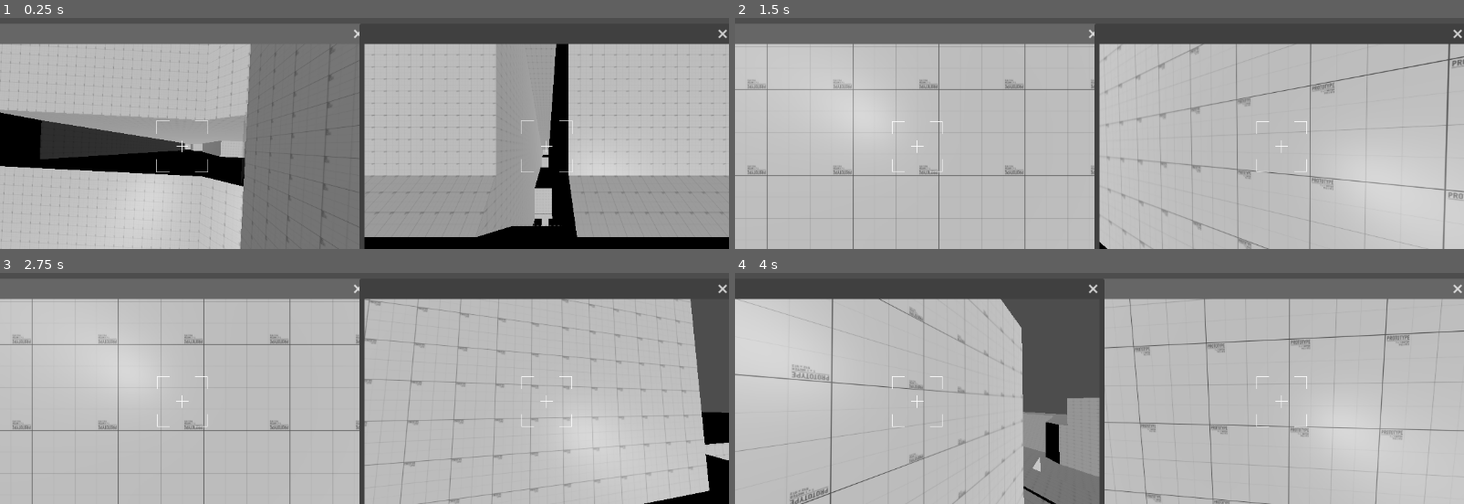
Above: before the commit, frames 1-4 (two rows, left to right).
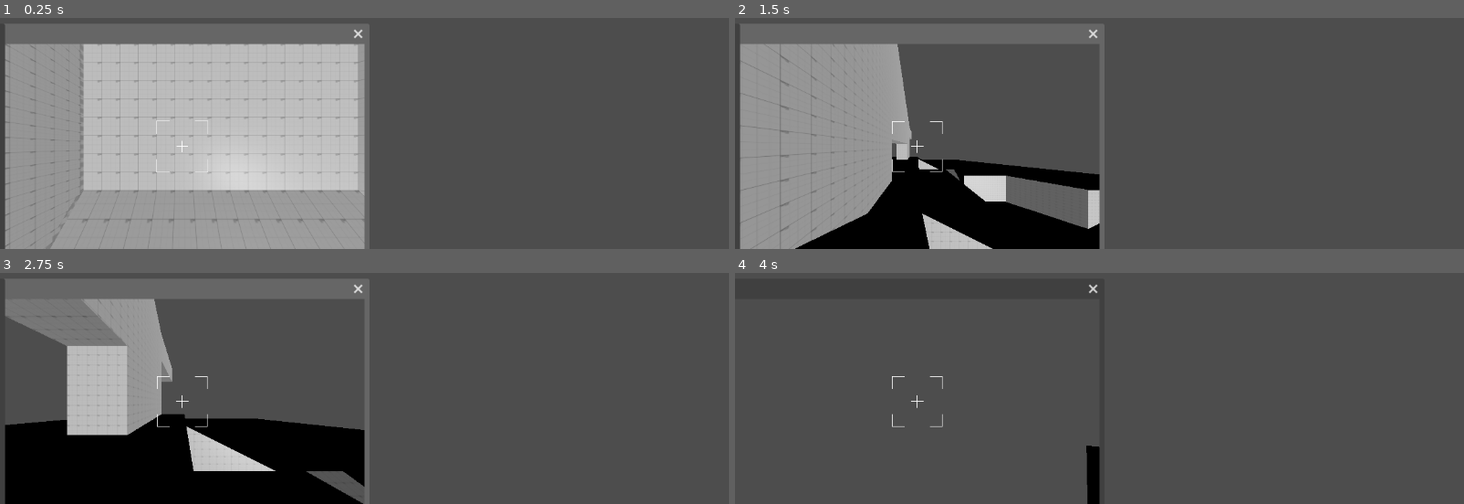
Above: after the commit, the same moments.

Repository: TuniTem/GGJ-2026-cutout
Game: Godot game, scene res://scenes/2_player_test.tscn
The game is run twice, just before and just after one commit, with the same random seed, the same clock (stepped at 60 frames per second) and the same inputs. This scene is started directly instead of the project's main scene.
Inputs (mouse positions are in pixels of both pictures, inside the frame that each line leads up to):
- Up to frame 1 (0.25 s): no input
- Up to frame 2 (1.5 s): move the mouse to (1135, 43) at 0.52 s; hold Mouse wheel up (grow) 0.53-1.28 s; hold W (forward) from 0.53 s (still down); tap Space (jump) at 0.77 s; move the mouse to (1063, 45) at 1.27 s; tap Mouse wheel down (hole) at 1.35 s
- Up to frame 3 (2.75 s): keep holding W (forward); tap Space (jump) at 1.52 s; move the mouse to (379, 291) at 2.02 s; hold Ctrl (movement_ctrl) from 2.03 s (still down)
- Up to frame 4 (4 s): keep holding W (forward); move the mouse to (1092, 305) at 2.77 s; release Ctrl (movement_ctrl) at 2.78 s; click (1092, 305) at 2.85 s; tap Space (jump) at 3.02, 3.77 s; move the mouse to (1150, 303) at 3.52 s; hold Shift (slide) from 3.53 s (still down)

The runs differ from the first frame. In frame 1, 79% of the frame differs, in the area x 0-100%, y 2-100%; in frame 2, 87%; in frame 3, 83%; in frame 4, 87%.
Error after the commit: Invalid operands 'bool' and 'Nil' in operator '~'. (res://singletons/game_manger.gd:38)

Commit message:
player bs

Diff:
--- /dev/null
+++ b/entities/player/model_helper.gd
@@ -0,0 +1,15 @@
+class_name ModelHelper
+extends Node3D
+
+
+@export var team_body_textures : Array[Texture2D]
+@export var team_nametag_textures : Array[Texture2D]
+@export var body : MeshInstance3D
+@export var name_tag : MeshInstance3D
+
+func set_team_colors(team : Global.Team):
+	var body_material = body.mesh.surface_get_material(0) as StandardMaterial3D
+	var name_tag_material = name_tag.mesh.surface_get_material(0) as StandardMaterial3D
+	body.albedo_texture = team_body_textures[(team - 1)]
+	name_tag.albedo_texture = team_nametag_textures[(team - 1)]
+	pass
--- a/entities/player/player.gd
+++ b/entities/player/player.gd
@@ -84,8 +84,6 @@
 var look_dir : Vector2
 
 func _init() -> void:
-	set_collision_layer_value(1, team_one)
-	set_collision_layer_value(2, not team_one)
 	Global.players.append(self)
 	player_number = Global.get_player_number(self)
 	set_collision_layer_value(player_number + 1, true)
@@ -95,6 +93,9 @@
 	if device_id == -1:
 		using_controller = false
 
+func _ready() -> void:
+	set_collision_layer_value(1, team_one)
+	set_collision_layer_value(2, not team_one)
 
 func gravity_mult() -> float:
 	return -1.0 if gravity_switched else 1.0
--- a/manager/splitscreen_manager.gd
+++ b/manager/splitscreen_manager.gd
@@ -87,10 +87,10 @@
 	window.size = resolution / 2
 	window.position = Vector2(window.size.x * (player_number % 2), window.size.y)
 
-	var team = player_number % 2 * 2 - 1
+	var team = int(player.team_one) * 2 - 1
 	player.position.y = 21. * team
-	player.position.x = randf_range(-3., 3.)
-	player.position.z = randf_range(-3., 3.)
+	player.position.x = randf_range(-20, 20.)
+	player.position.z = randf_range(-20., 20.)
 
 	var crosshair : DrawCrosshair = GameManger.CROSSHAIR.instantiate()
 	crosshair.position = window.size / 2.
@@ -118,10 +118,10 @@
 	subviewportcontianer.add_child(subviewport)
 	GRID_CONTAINER.add_child(subviewportcontianer)
 
-	var team = player_number % 2 * 2 - 1
+	var team = int(player.team_one) * 2 - 1
 	player.position.y = 21. * team
-	player.position.x = randf_range(-3., 3.)
-	player.position.z = randf_range(-3., 3.)
+	player.position.x = randf_range(-20, 20.)
+	player.position.z = randf_range(-20., 20.)
 
 	var crosshair : DrawCrosshair = GameManger.CROSSHAIR.instantiate()
 	crosshair.position = subviewportcontianer.size / 2.
--- a/singletons/game_manger.gd
+++ b/singletons/game_manger.gd
@@ -32,7 +32,10 @@
 			pass
 	pass
 
+var last_team = 0
 func spawn_player(spawnpoint : Vector3, parent : Node) -> Player:
 	var player = BASE_PLAYER.instantiate() as Player
+	player.team_one = ~last_team
+	last_team = player.team_one
 	parent.add_child(player)
 	return player
Not shown, added: 3DAssets/Characters/Ecliplso_Eclipso_Tex_invert.png.import
Not shown, added: entities/player/model_helper.gd.uid
